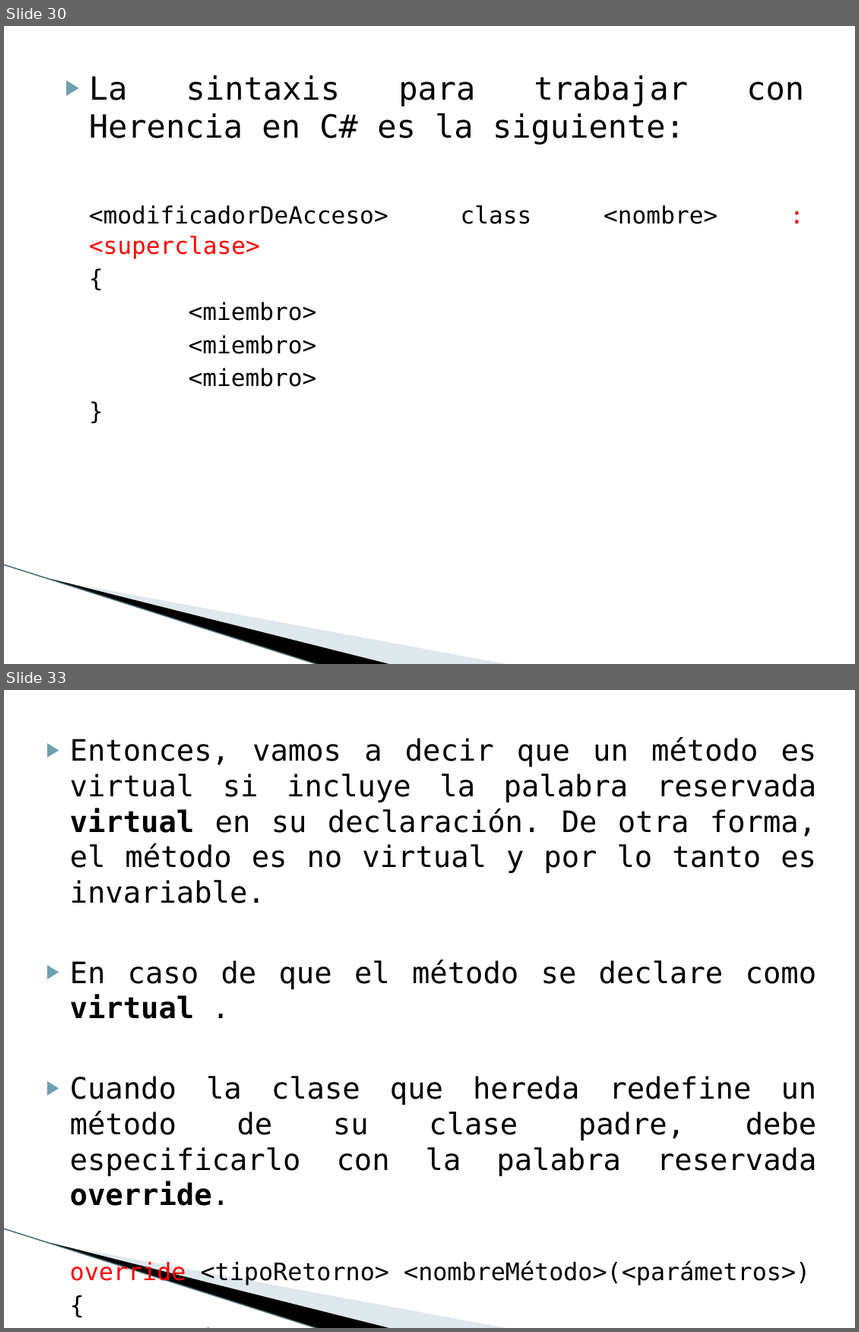
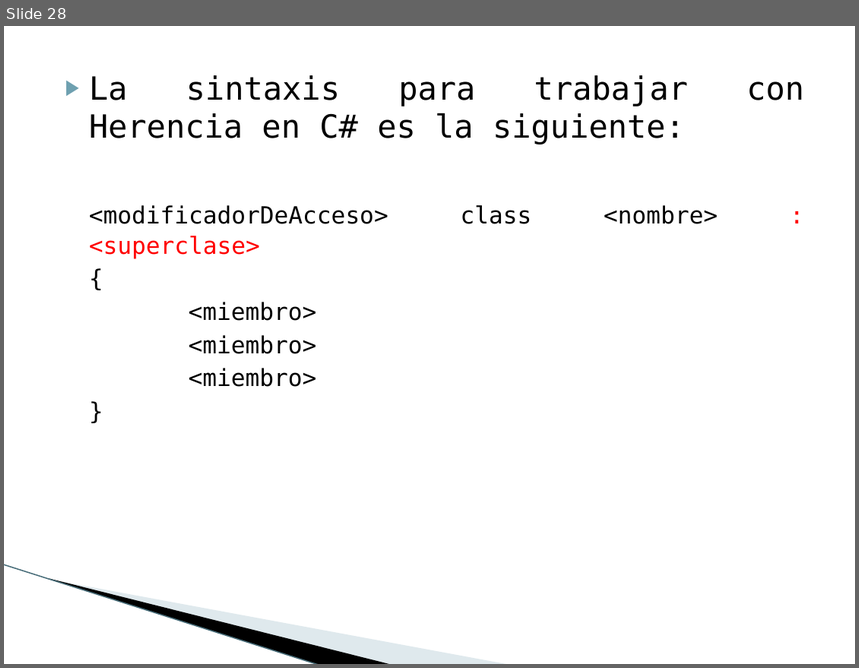
Before and after one commit to maxilovera/net-basics, a slide deck: 9- Introducción a POO (2)/9- Introducción a POO (2).pptx. Shown one above the other, each under a label of ours: slides 30 and 33 before the commit, slide 28 after it; the slides between them are not shown. The pictures are 859x1332 and 859x668 pixels, drawn with LibreOffice and Linux fonts; fonts in the diff are those of the drawing; background and template pictures are left out. Boxes give left, top, right and bottom in pixels: in the first picture for what was removed or moved away, otherwise in the second. Text is boxed around its words. In the diff, an @@ line names an element or a change of style, - is before the commit and + after.

```diff
--- a/9- Introducción a POO (2)/9- Introducción a POO (2).pptx
+++ b/9- Introducción a POO (2)/9- Introducción a POO (2).pptx
@@ slide 33 removed at bbox=[4, 690, 855, 1328], background #FFFFFF; not listed: 3 template elements that a slide beside it also shows @@
@@ text removed at bbox=[70, 737, 817, 1206] @@
-▶ Entonces, vamos a decir que un método es virtual si incluye la palabra reservada virtual en su declaración. De otra forma, el método es no virtual y por lo tanto es invariable.
-▶ En caso de que el método se declare como virtual .
-▶ Cuando la clase que hereda redefine un método de su clase padre, debe especificarlo con la palabra reservada override.
-override <tipoRetorno> <nombreMétodo>(<parámetros>)
-{
-//código
-}
@@ what was slide 30 is now slide 28 @@
```
Also in this commit, not shown: 2 slides changed, 10 other slides removed, 1 other file.
